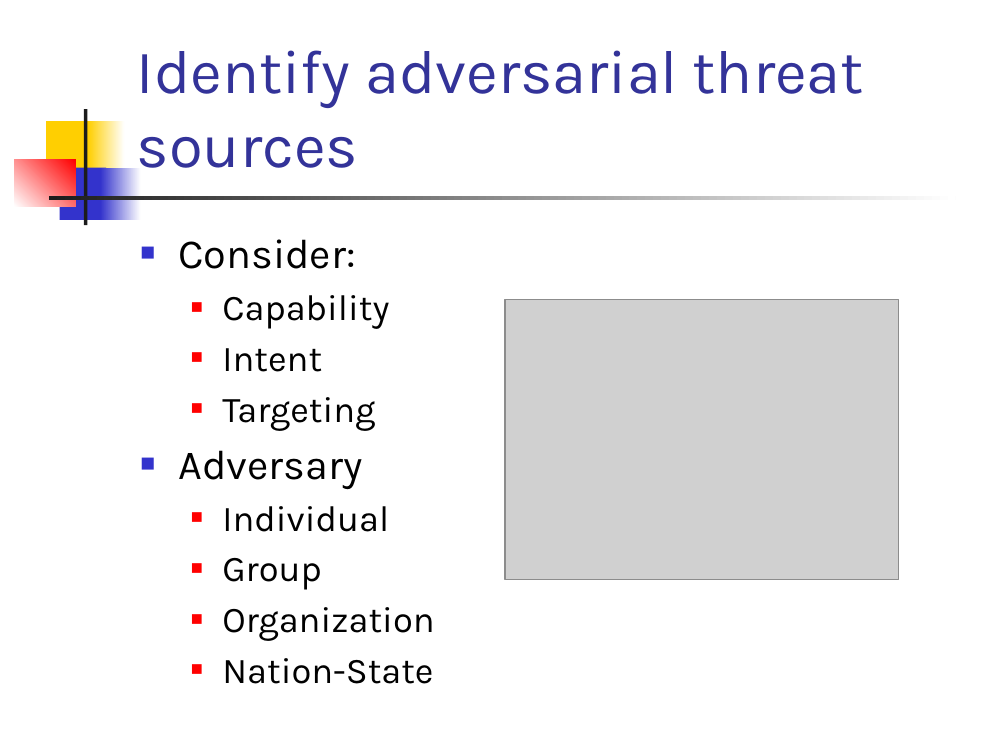
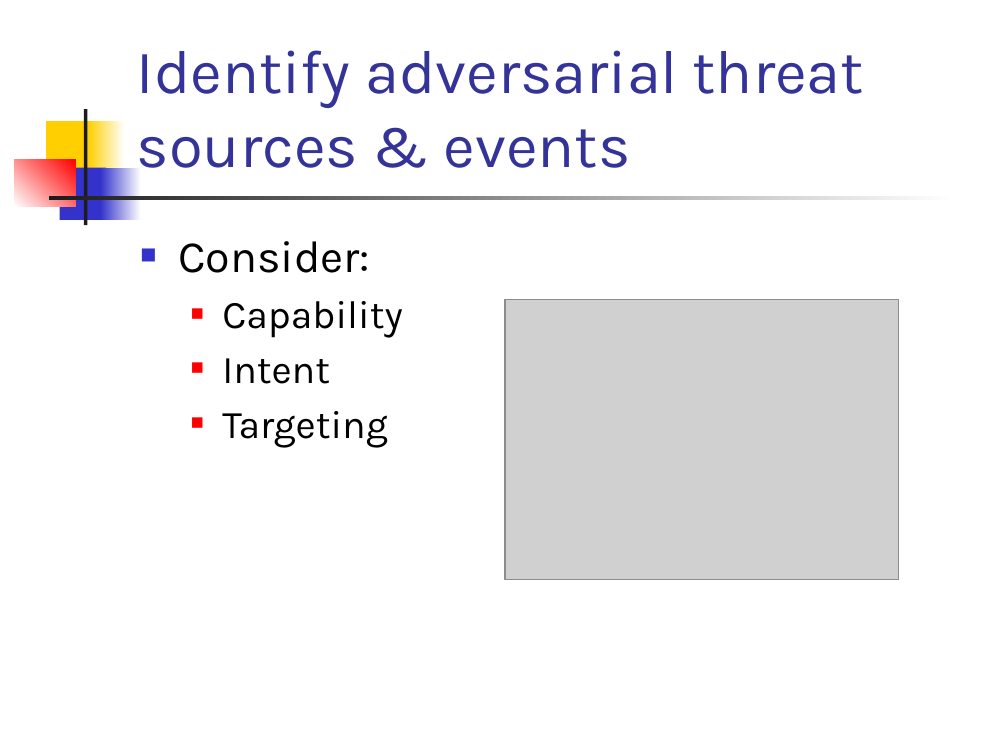
Before and after one commit to el-ahrairah/Risky_NIST, a slide deck: slide 13 of Risky NIST ecommerce.pptx (slide 14 before the commit). Drawn at 1008x756 pixels with LibreOffice and Linux fonts; fonts in the diff are those of the drawing; grey boxes stand for pictures. Boxes give left, top, right and bottom in pixels: in the first picture for what was removed or moved away, otherwise in the second. Text is boxed around its words. In the diff, an @@ line names an element or a change of style, - is before the commit and + after.

```diff
--- a/Risky NIST ecommerce.pptx
+++ b/Risky NIST ecommerce.pptx
@@ title at box(137, 50, 864, 168): text changed @@
-Identify adversarial threat sources
+Identify adversarial threat sources & events
@@ text "Consider:" at box(178, 241, 402, 448): size 29.6 to 32 pt in "Consider:"; size 25.9 to 28 pt in "Capability", "Intent", "Targeting" @@
@@ text at box(178, 450, 434, 684): paragraphs removed @@
-■ Adversary
-  ■ Individual
-  ■ Group
-  ■ Organization
-  ■ Nation-State
```
Also in this commit, not shown: 8 other slides changed, 1 slide added, 3 slides removed.
